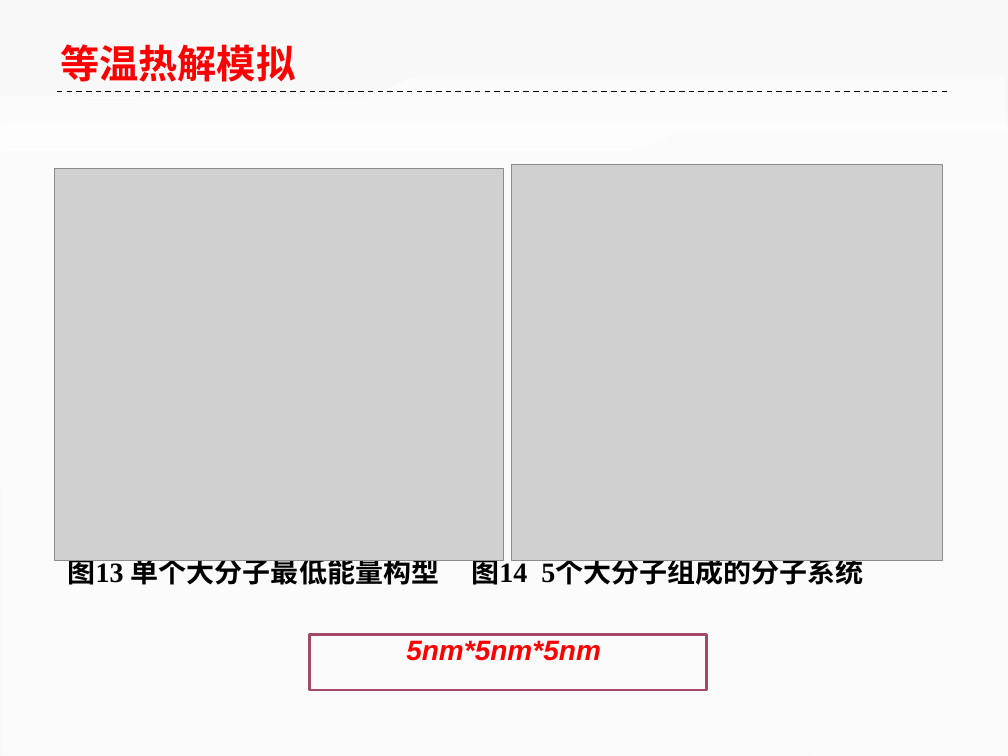
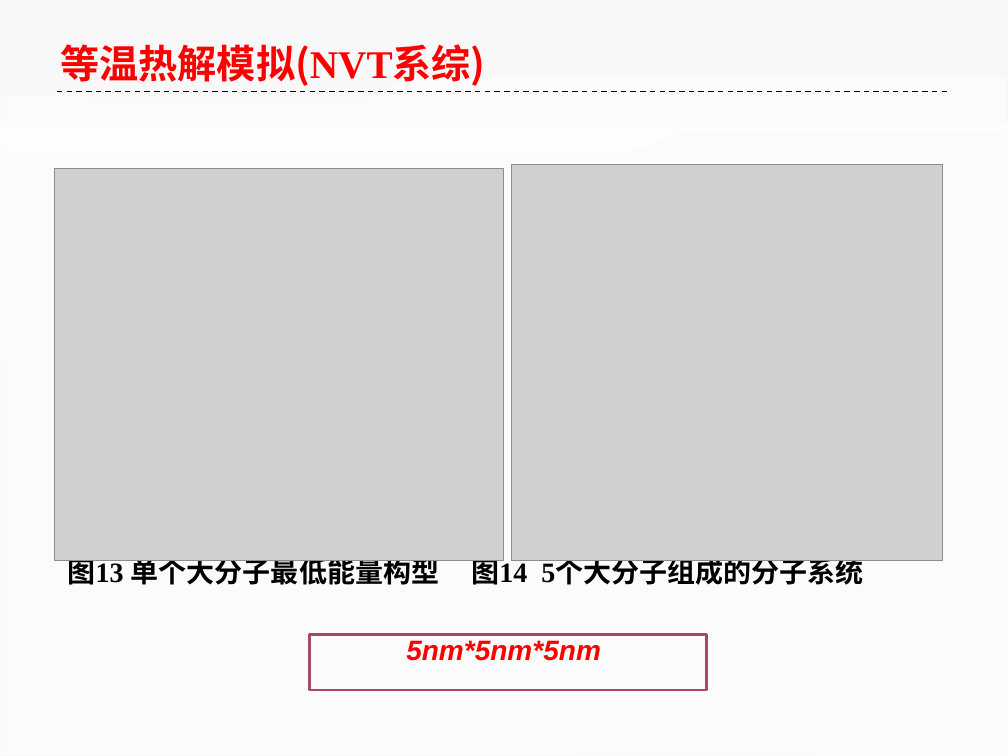
Before and after one commit to ilvcr/GraduationProject, a slide deck: slide 26 of ppt/yoghourtppt.pptx. Drawn at 1008x756 pixels with LibreOffice and Linux fonts; fonts in the diff are those of the drawing; grey boxes stand for pictures. Boxes give left, top, right and bottom in pixels: in the first picture for what was removed or moved away, otherwise in the second. Text is boxed around its words. In the diff, an @@ line names an element or a change of style, - is before the commit and + after.

```diff
--- a/ppt/yoghourtppt.pptx
+++ b/ppt/yoghourtppt.pptx
@@ text at bbox=[60, 44, 485, 86]: text changed @@
-等温热解模拟
+等温热解模拟(NVT系综)
```
Also in this commit, not shown: 14 other slides changed.
